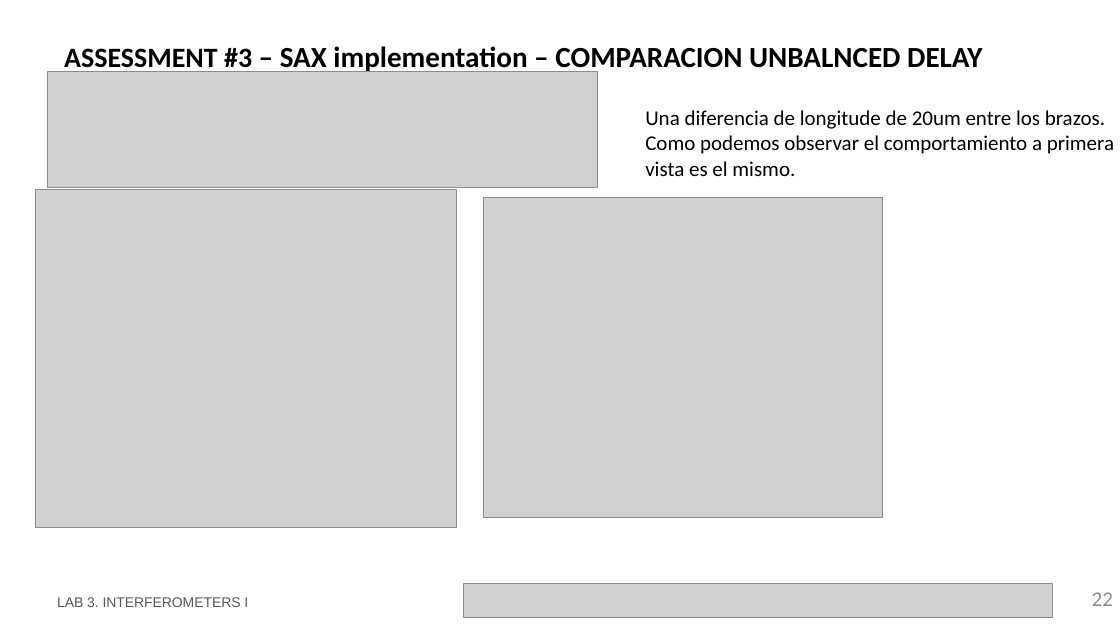
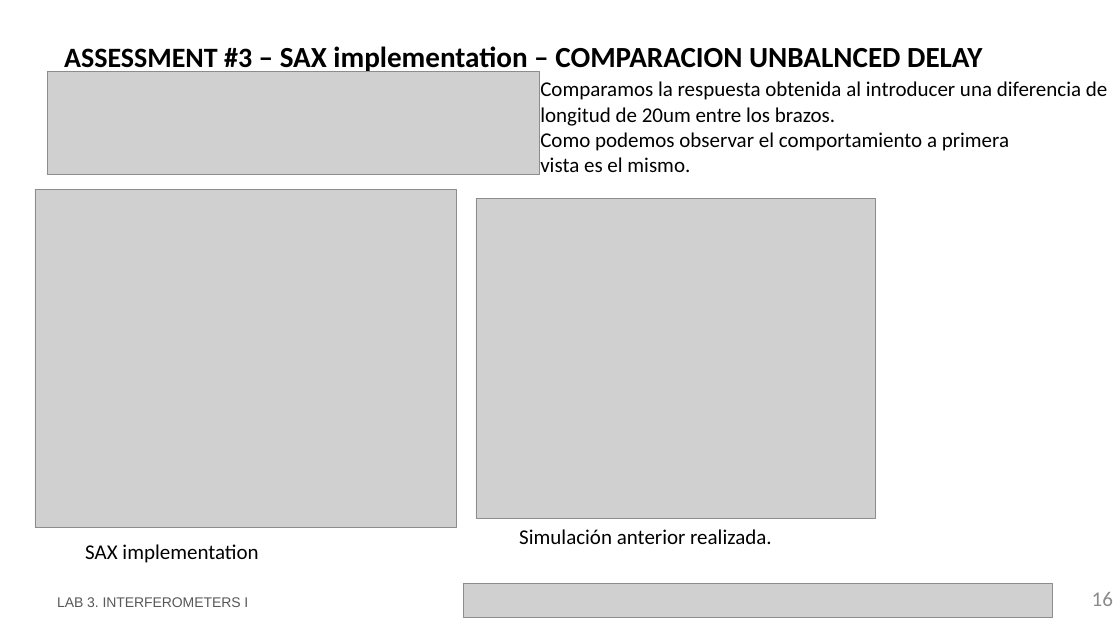
Before and after one commit to RobertoFernandezSevilla/pic-upv-lab3, a slide deck: slide 16 of LabBook_3.pptx (slide 22 before the commit). Drawn at 1120x630 pixels with LibreOffice and Linux fonts; fonts in the diff are those of the drawing; grey boxes stand for pictures; background and template pictures are left out. Boxes give left, top, right and bottom in pixels: in the first picture for what was removed or moved away, otherwise in the second. Text is boxed around its words. In the diff, an @@ line names an element or a change of style, - is before the commit and + after.

```diff
--- a/LabBook_3.pptx
+++ b/LabBook_3.pptx
@@ picture resized from (x1=47, y1=71, x2=597, y2=187) to (x1=47, y1=71, x2=539, y2=175) @@
@@ text "Comparamos la respuesta obtenida al ..." moved from (x1=645, y1=110, x2=1114, y2=176) to (x1=540, y1=81, x2=1107, y2=172) @@
@@ text at (x1=540, y1=81, x2=1107, y2=126): text changed @@
-Una diferencia de longitude de 20um entre los brazos.
+Comparamos la respuesta obtenida al introducer una diferencia de longitud de 20um entre los brazos.
@@ picture moved from (x1=483, y1=197, x2=882, y2=518) to (x1=476, y1=198, x2=875, y2=518) @@
@@ text added at (x1=519, y1=529, x2=772, y2=544), 18 pt, text #000000 @@
+Simulación anterior realizada.
@@ text added at (x1=85, y1=544, x2=258, y2=563), 18 pt, text #000000 @@
+SAX implementation
@@ page number at (x1=1092, y1=592, x2=1113, y2=606): text changed @@
-22
+16
```
Also in this commit, not shown: 10 other slides changed, 4 slides added, 10 slides removed, 1 other file.
